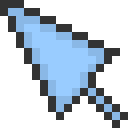
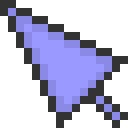
Comparing the layer stacks of the two 128 × 128 images. Changes:
painted on "Cursor" over 8, 0, 128, 128
